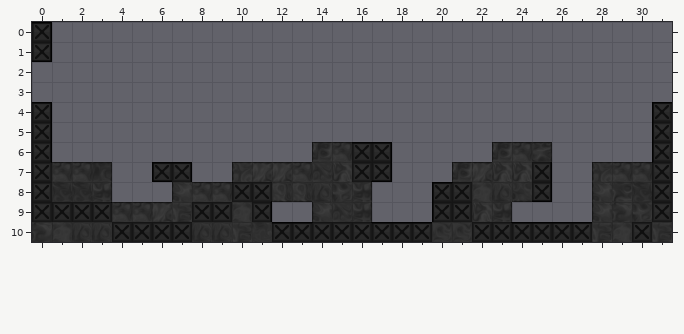
Two versions of a level (Tiled map (JSON), assets/tilemaps/evriEncounter.json). The first picture shows the starting point.
Cells are 64x64 px. Shown: x 0..31, y 0..10.
Once edited:
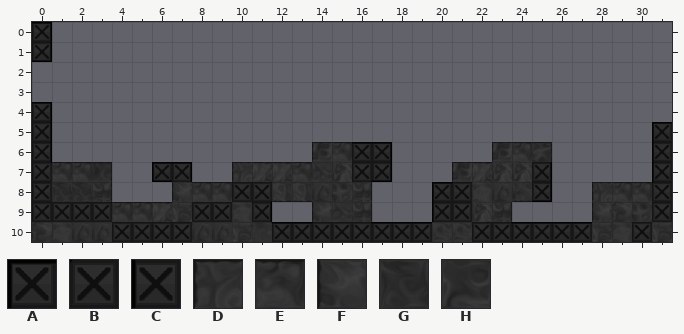
Key: from "black_indestructable": A 5, B 9, C 10; from "black_tiles": D 15, E 16, F 21, G 34, H 41.
_ is an empty cell, . an unchanged one.
From old to new:
--- layer "tile"
@@ x 31..31 @@
- 4 A
- 5 C
+ 4 _
+ 5 A
@@ x 28..31 @@
- 7 DEEB
- 8 FHG.
+ 7 ___C
+ 8 DEE.
Boxes around the changes in both pictures, in picture pixels (x1, y1, x2, y2):
changed: (652, 102, 672, 124)
changed: (592, 162, 654, 202)
